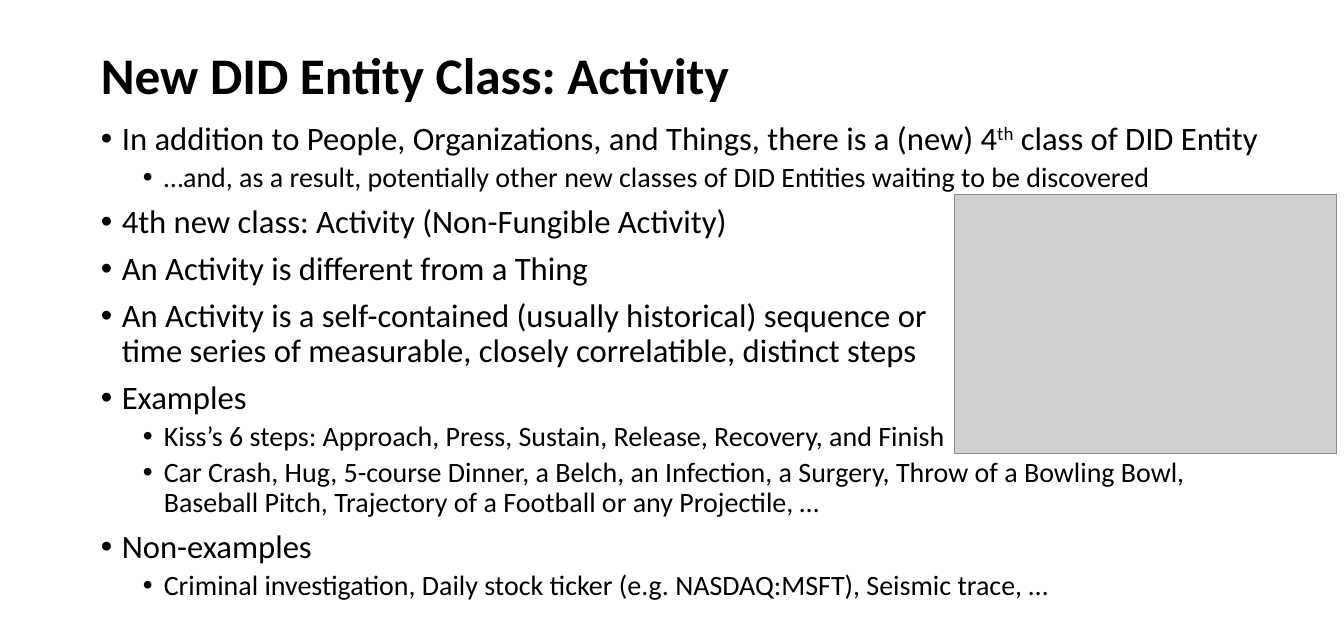
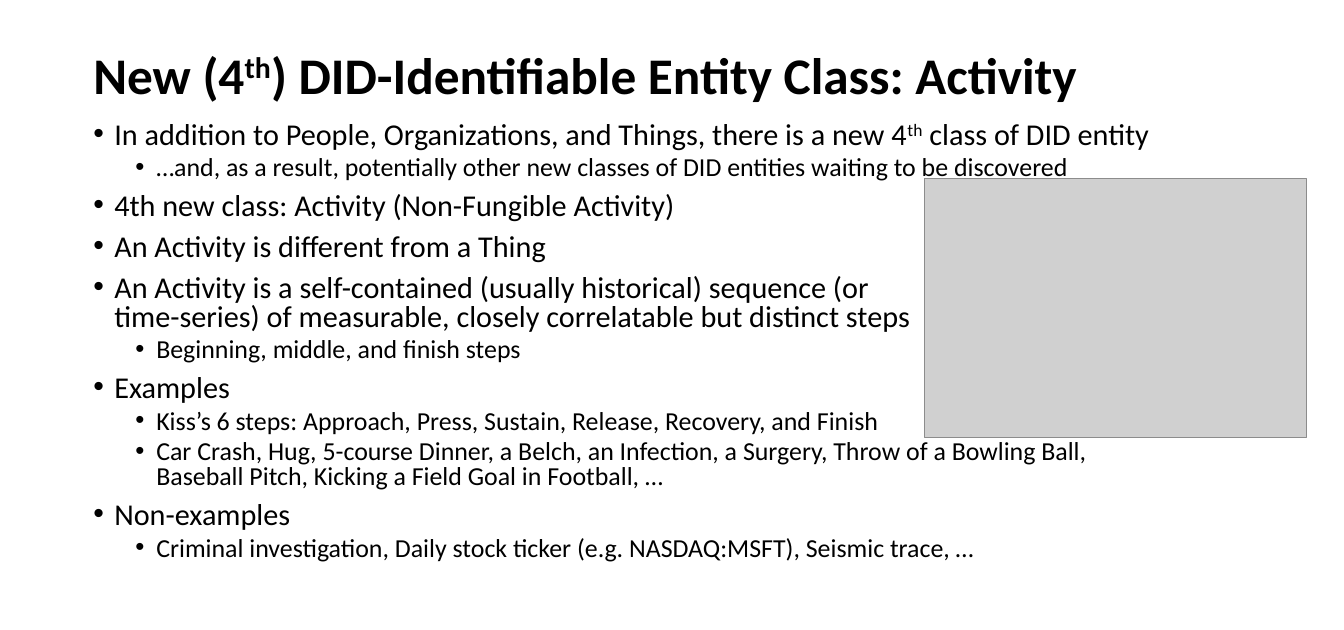
Before and after one commit to mwherman2000/TrustedDigitalWeb, a slide deck: slide 3 of specifications/diagrams/TDW2022-DID Method Namespaces 0.9.pptx. Drawn at 1344x630 pixels with LibreOffice and Linux fonts; fonts in the diff are those of the drawing; grey boxes stand for pictures. Boxes give left, top, right and bottom in pixels: in the first picture for what was removed or moved away, otherwise in the second. Text is boxed around its words. In the diff, an @@ line names an element or a change of style, - is before the commit and + after.

```diff
--- a/specifications/diagrams/TDW2022-DID Method Namespaces 0.9.pptx
+++ b/specifications/diagrams/TDW2022-DID Method Namespaces 0.9.pptx
@@ title at [93,58,1076,102]: text changed @@
-New DID Entity Class: Activity
+New (4th) DID-Identifiable Entity Class: Activity
@@ text "In addition to People, Organizations, ...": place and size @@
-text "In addition to People, Organizations, ..." at [122,126,1258,600]
+text "In addition to People, Organizations, ..." at [114,124,1149,562]
@@ text at [114,124,1149,183]: text changed; size 28 to 22.2 pt @@
-• In addition to People, Organizations, and Things, there is a (new) 4th class of DID Entity
-  • …and, as a result, potentially other new classes of DID Entities waiting to be discovered
+• In addition to People, Organizations, and Things, there is a new 4th class of DID entity
+  • …and, as a result, potentially other new classes of DID entities waiting to be discovered
@@ picture: place and size @@
-picture at [954,195,1336,453]
+picture at [925,179,1307,437]
@@ text at [114,194,950,562]: size 28 to 25.9 pt in "4th new class: Activity (Non-Fungible Activity)", "An Activity is different from a Thing", "Examples", "Non-examples"; size 24 to 22.2 pt in "Kiss’s 6 steps: Approach, Press, Sustain, Release, ...", "Criminal investigation, Daily stock ticker (e.g. NASDAQ:MSFT ..."; line spacing 0.9 to 0.8 @@
@@ text at [114,276,910,363]: text changed; size 28 to 25.9 pt @@
-• An Activity is a self-contained (usually historical) sequence or
-  time series of measurable, closely correlatible, distinct steps
+• An Activity is a self-contained (usually historical) sequence (or
+  time-series) of measurable, closely correlatable but distinct steps
+  • Beginning, middle, and finish steps
@@ text at [156,442,1086,490]: text changed; size 24 to 22.2 pt @@
-  • Car Crash, Hug, 5-course Dinner, a Belch, an Infection, a Surgery, Throw of a Bowling Bowl,
-    Baseball Pitch, Trajectory of a Football or any Projectile, …
+  • Car Crash, Hug, 5-course Dinner, a Belch, an Infection, a Surgery, Throw of a Bowling Ball,
+    Baseball Pitch, Kicking a Field Goal in Football, …
```
Also in this commit, not shown: 1 slide added, 15 other files.
